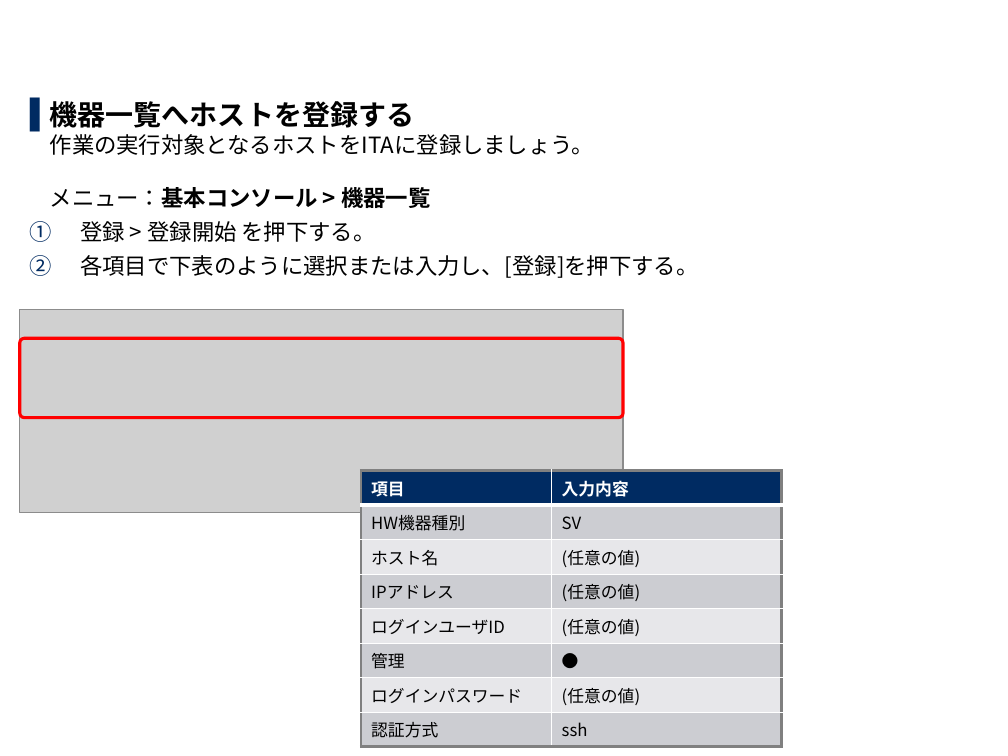
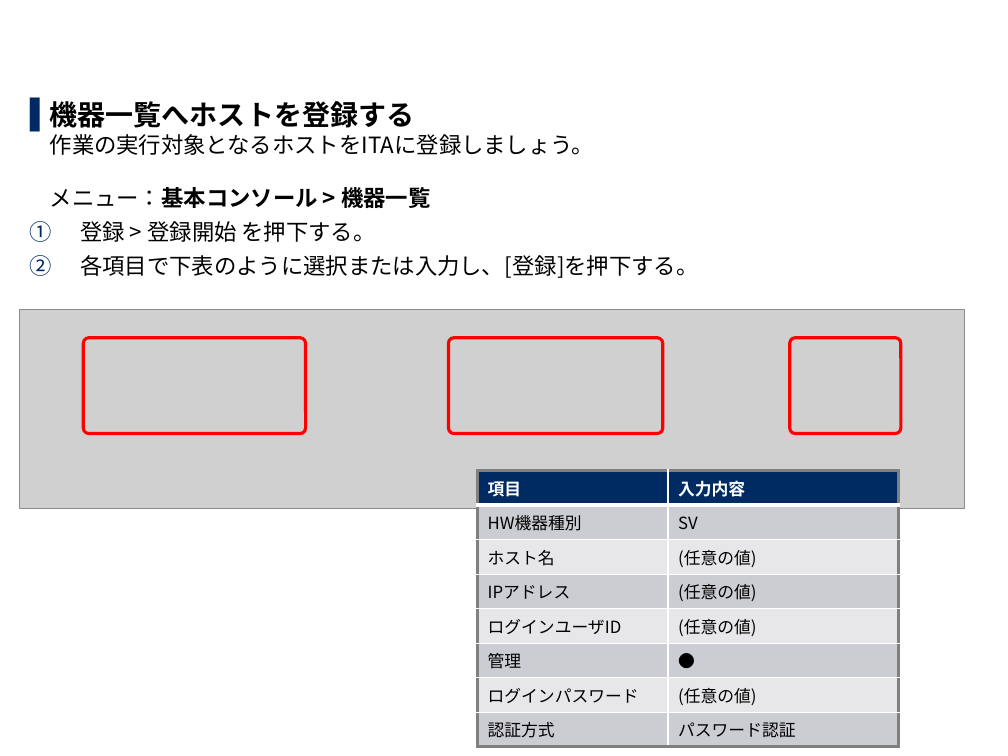
Before and after one commit to exastro-suite/it-automation-docs, a slide deck: slide 36 of asset/Learn_ja/ITA-Ansible-Driver_ja_practice.pptx. Drawn at 1008x756 pixels with LibreOffice and Linux fonts; fonts in the diff are those of the drawing; grey boxes stand for pictures; background and template pictures are left out. Boxes give left, top, right and bottom in pixels: in the first picture for what was removed or moved away, otherwise in the second. Text is boxed around its words. In the diff, an @@ line names an element or a change of style, - is before the commit and + after.

```diff
--- a/asset/Learn_ja/ITA-Ansible-Driver_ja_practice.pptx
+++ b/asset/Learn_ja/ITA-Ansible-Driver_ja_practice.pptx
@@ picture resized from (x1=20, y1=309, x2=623, y2=512) to (x1=20, y1=309, x2=965, y2=508) @@
@@ rounded rectangle resized from (x1=20, y1=339, x2=623, y2=418) to (x1=84, y1=338, x2=306, y2=433) @@
@@ rounded rectangle added at (x1=449, y1=338, x2=663, y2=433), outline #FF0000 2.25 pt @@
@@ rounded rectangle added at (x1=790, y1=338, x2=901, y2=433), outline #FF0000 2.25 pt @@
@@ table at (x1=478, y1=471, x2=898, y2=742) @@
-row 8, column 2: ssh
+row 8, column 2: パスワード認証
@@ table moved from (x1=361, y1=471, x2=781, y2=742) to (x1=478, y1=471, x2=898, y2=742) @@
```
Also in this commit, not shown: 35 other slides changed, 1 other file.
